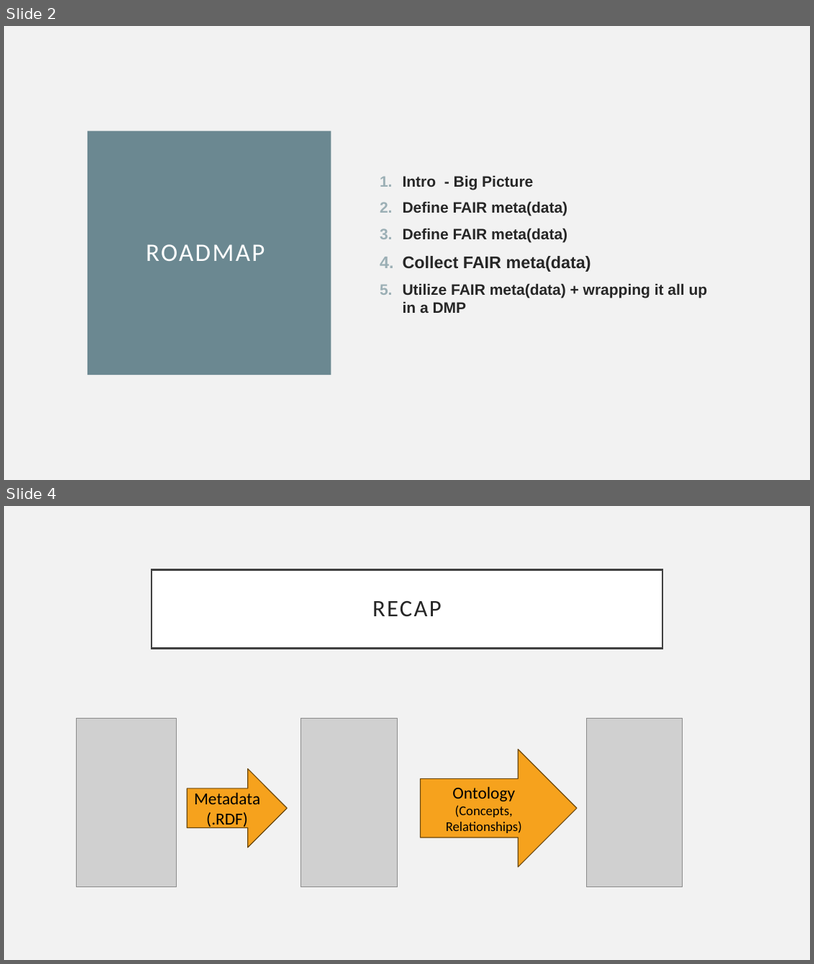
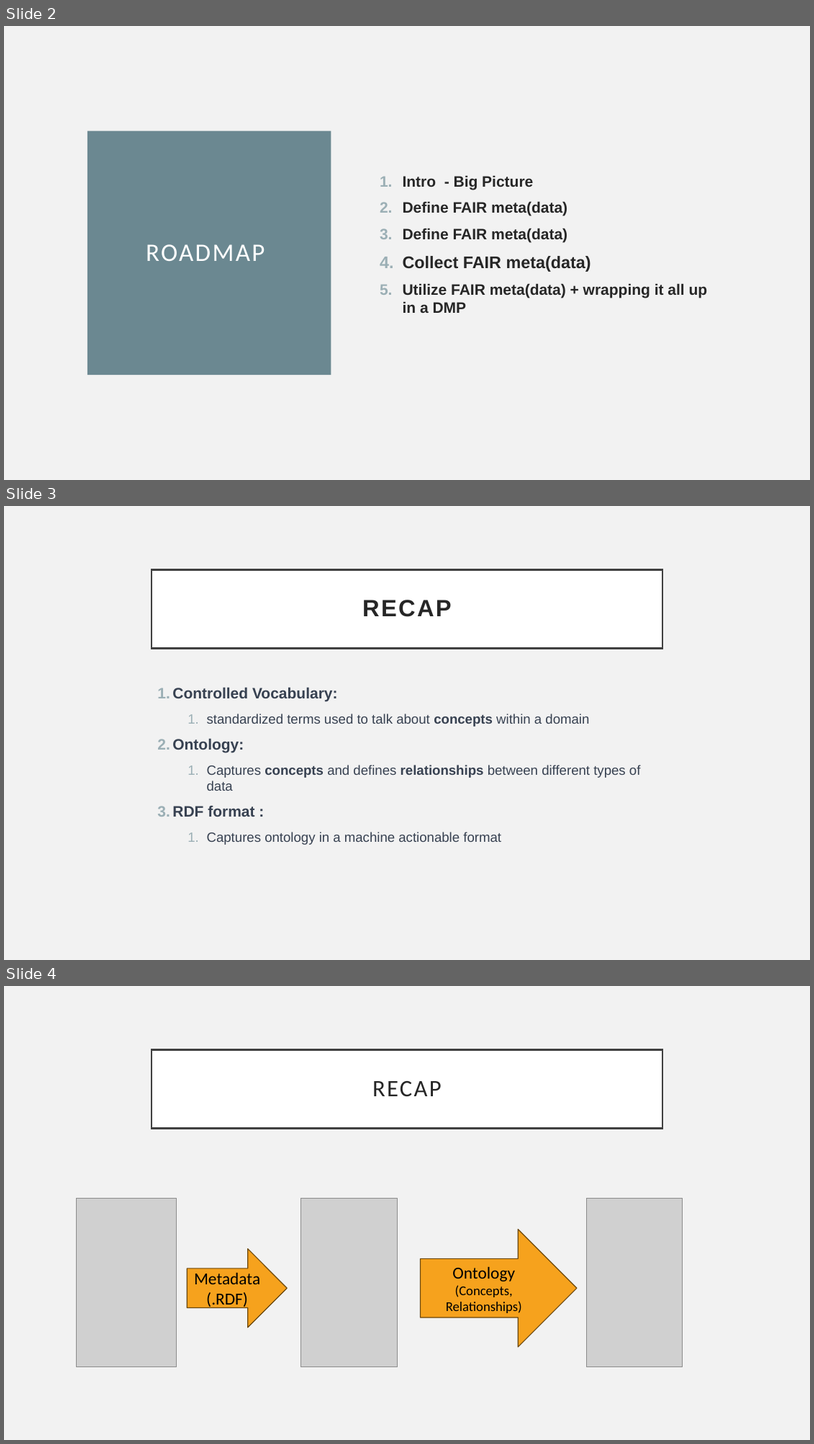
Before and after one commit to Drexel-UHC/si-2023-fair, a slide deck: content/day 4/Day 4 - Practical.pptx. Shown one above the other, each under a label of ours: slides 2 and 4 before the commit, slides 2, 3 and 4 after it; the slides between them are not shown. The pictures are 814x964 and 814x1444 pixels, drawn with LibreOffice and Linux fonts; fonts in the diff are those of the drawing; grey boxes stand for pictures. Boxes give left, top, right and bottom in pixels: in the first picture for what was removed or moved away, otherwise in the second. Text is boxed around its words. In the diff, an @@ line names an element or a change of style, - is before the commit and + after.

```diff
--- a/content/day 4/Day 4 - Practical.pptx
+++ b/content/day 4/Day 4 - Practical.pptx
@@ slide 3 added at (4, 506, 810, 960), background #F2F2F2 @@
@@ title added at (152, 569, 663, 648), fill #FFFFFF, outline #404040 2.5 pt, 28 pt, text #262626, bold @@
+RECAP
@@ text added at (172, 687, 641, 844), 16 pt, text #374151 @@
+1. Controlled Vocabulary:
+  1. standardized terms used to talk about concepts within a domain
+2. Ontology:
+  1. Captures concepts and defines relationships between different types of data
+3. RDF format :
+  1. Captures ontology in a machine actionable format
```
Also in this commit, not shown: 4 slides changed, 10 other slides added, 8 slides removed, 3 other files.
